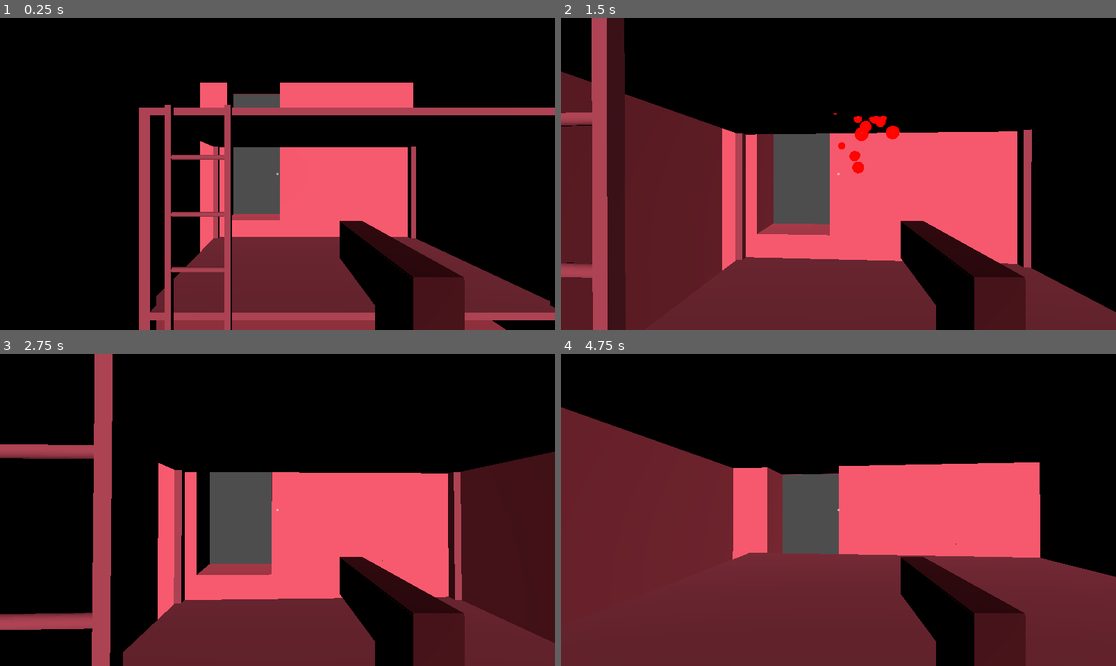
Above: before the commit, frames 1-4 (two rows, left to right).
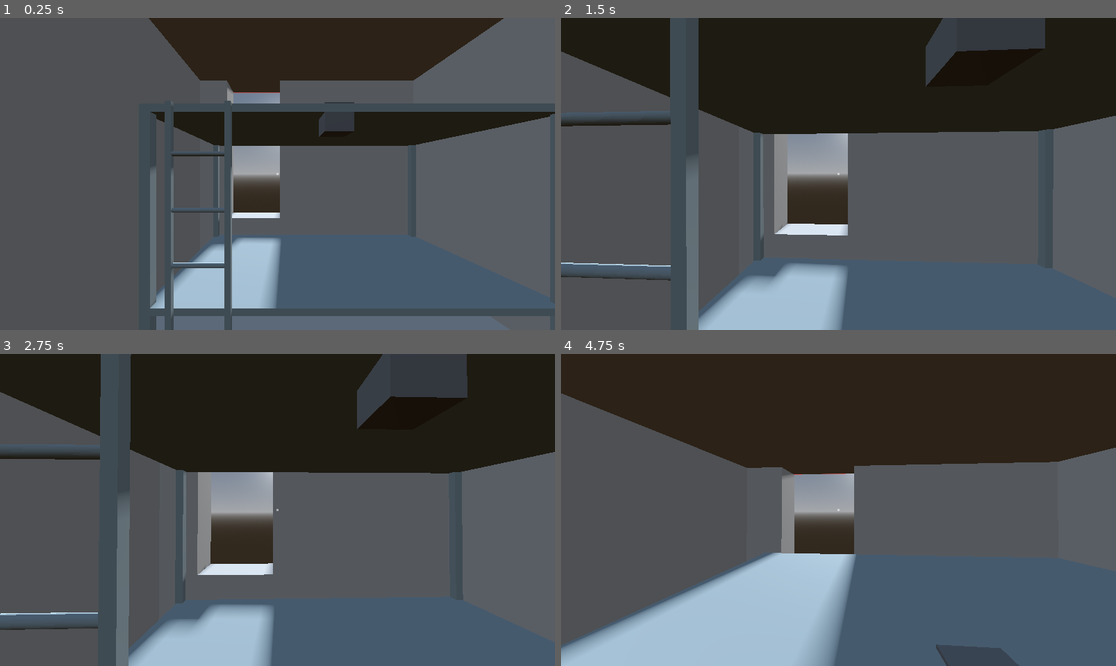
Above: after the commit, the same moments.

Repository: levidavidmurray/TheFinalMomentsOfJeffreyEpstein
Game: Godot game, scene res://scenes/Main.tscn
Same seed, same stepped clock (60 frames per second), same inputs: the game is played once before the commit and once after it. Sound files missing from this copy of the repository are replaced by a short silence.
Inputs (mouse positions are in pixels of both pictures, inside the frame that each line leads up to):
- Up to frame 1 (0.25 s): no input
- Up to frame 2 (1.5 s): move the mouse to (866, 174) at 0.52 s; hold W (move_forward) from 0.53 s (still down); tap F (interact) at 0.6 s; tap Space (jump) at 0.77, 1.07 s; click (866, 174) at 0.8 s; move the mouse to (810, 174) at 1.27 s; click (810, 174) at 1.35 s
- Up to frame 3 (2.75 s): keep holding W (move_forward); tap Space (jump) at 1.52, 1.55, 1.82, 2.1 s; move the mouse to (288, 503) at 2.02 s; tap F (interact) at 2.3 s
- Up to frame 4 (4.75 s): keep holding W (move_forward); tap Enter at 2.75 s; move the mouse to (832, 516) at 2.77 s; tap F (interact) at 2.85, 4.35 s; tap Space (jump) at 3.02, 3.32, 3.77, 3.8, 4.07, 4.52 s; click (832, 516) at 3.05 s; move the mouse to (877, 513) at 3.52 s; click (877, 513) at 3.6 s; move the mouse to (794, 506) at 4.27 s

The runs differ from the first frame. In frame 1, 100% of the frame differs, in the area x 0-100%, y 0-100%; in frame 2, 98%; in frame 3, 98%; in frame 4, 100%.

Commit message:
added hell transition

Diff:
--- a/default_bus_layout.tres
+++ b/default_bus_layout.tres
@@ -5,7 +5,7 @@
 bus/1/solo = false
 bus/1/mute = false
 bus/1/bypass_fx = false
-bus/1/volume_db = -28.3339
+bus/1/volume_db = -12.9785
 bus/1/send = &"Master"
 bus/2/name = &"SFX"
 bus/2/solo = false
--- /dev/null
+++ b/materials/mat_Cell.tres
@@ -0,0 +1,4 @@
+[gd_resource type="StandardMaterial3D" format=3 uid="uid://cap6borcmu54o"]
+
+[resource]
+albedo_color = Color(0.901961, 0.886275, 0.854902, 1)
--- a/project.godot
+++ b/project.godot
@@ -14,6 +14,14 @@
 run/main_scene="res://scenes/Main.tscn"
 config/features=PackedStringArray("4.1", "Forward Plus")
 config/icon="res://icon.svg"
+
+[autoload]
+
+GameManager="*res://scripts/GameManager.gd"
+
+[display]
+
+window/size/mode=3
 
 [dotnet]
 
@@ -61,6 +69,11 @@
 "events": [Object(InputEventKey,"resource_local_to_scene":false,"resource_name":"","device":-1,"window_id":0,"alt_pressed":false,"shift_pressed":false,"ctrl_pressed":false,"meta_pressed":false,"pressed":false,"keycode":0,"physical_keycode":70,"key_label":0,"unicode":102,"echo":false,"script":null)
 ]
 }
+hide_gun={
+"deadzone": 0.5,
+"events": [Object(InputEventKey,"resource_local_to_scene":false,"resource_name":"","device":-1,"window_id":0,"alt_pressed":false,"shift_pressed":false,"ctrl_pressed":false,"meta_pressed":false,"pressed":false,"keycode":0,"physical_keycode":50,"key_label":0,"unicode":50,"echo":false,"script":null)
+]
+}
 
 [layer_names]
 
--- a/scenes/Bullet.tscn
+++ b/scenes/Bullet.tscn
@@ -32,7 +32,8 @@
 
 [node name="RayCast3D" type="RayCast3D" parent="."]
 target_position = Vector3(0, 0, -1)
-collision_mask = 5
+collision_mask = 2
+hit_from_inside = true
 
 [node name="GPUParticles3D" type="GPUParticles3D" parent="."]
 transform = Transform3D(1, 0, 0, 0, 1, 0, 0, 0, 1, 0, 0, -0.571447)
--- a/scenes/Cell.tscn
+++ b/scenes/Cell.tscn
@@ -1,18 +1,25 @@
-[gd_scene load_steps=5 format=3 uid="uid://cng40bfa57ohw"]
+[gd_scene load_steps=8 format=3 uid="uid://chu230jovwvd4"]
 
 [ext_resource type="PackedScene" uid="uid://dtfwclh23j353" path="res://models/epsteincell.glb" id="1_0fn2y"]
-[ext_resource type="Material" uid="uid://c3d3wul4bplsx" path="res://materials/mat_bed.tres" id="2_g50k1"]
-[ext_resource type="Material" uid="uid://dub3c72mbnfw5" path="res://materials/mat_sink.tres" id="3_itaid"]
-[ext_resource type="PackedScene" uid="uid://c4uaxlr1unus" path="res://scenes/Noose.tscn" id="4_u63ga"]
+[ext_resource type="Material" path="res://materials/mat_bed.tres" id="2_g50k1"]
+[ext_resource type="Script" path="res://scripts/Cell.gd" id="2_pe78t"]
+[ext_resource type="Material" path="res://materials/mat_sink.tres" id="3_itaid"]
+[ext_resource type="Material" uid="uid://cap6borcmu54o" path="res://materials/mat_Cell.tres" id="3_usic3"]
+[ext_resource type="PackedScene" uid="uid://dqeo6ocbn086n" path="res://scenes/Noose.tscn" id="4_u63ga"]
+[ext_resource type="Environment" uid="uid://yioxlk56qe8k" path="res://scenes/cell_env.tres" id="5_o7ld1"]
 
-[node name="epsteincell" instance=ExtResource("1_0fn2y")]
+[node name="Cell" instance=ExtResource("1_0fn2y")]
+script = ExtResource("2_pe78t")
+
+[node name="Cell" parent="." index="0"]
+material_override = ExtResource("3_usic3")
 
 [node name="Bed" parent="Cell" index="0"]
 transform = Transform3D(0.0181944, 0, 0, 0, 5.78563, 0, 0, 0, 0.0102421, 0.0422531, -10.0097, -0.615774)
-material_override = ExtResource("2_g50k1")
+surface_material_override/0 = ExtResource("2_g50k1")
 
 [node name="Ladder" parent="Cell" index="2"]
-material_override = ExtResource("2_g50k1")
+surface_material_override/0 = ExtResource("2_g50k1")
 
 [node name="Table" parent="Cell" index="3"]
 transform = Transform3D(0.00663359, 0, 0, 0, -0.856384, 0, 0, 0, 0.0037342, -0.731802, -12.2115, 0.266313)
@@ -27,5 +34,18 @@
 [node name="CollisionShape3D" parent="Cell/StaticBody3D" index="0"]
 transform = Transform3D(1, 0, 0, 0, 0.999999, 0, 0, 0, 1, 0, 0, 0)
 
-[node name="Noose" parent="." index="1" instance=ExtResource("4_u63ga")]
-transform = Transform3D(1, 0, 0, 0, 1, 0, 0, 0, 1, 0, 0.890406, 17.5806)
+[node name="DirectionalLight3D" type="DirectionalLight3D" parent="." index="1"]
+transform = Transform3D(0.999073, 0.0100228, 0.0418608, 0, -0.972512, 0.232851, 0.043044, -0.232635, -0.971611, 0, 0, 0)
+light_angular_distance = 0.25
+shadow_enabled = true
+shadow_transmittance_bias = 4.283
+
+[node name="WorldEnvironment" type="WorldEnvironment" parent="." index="2"]
+environment = ExtResource("5_o7ld1")
+
+[node name="Noose" parent="." index="3" instance=ExtResource("4_u63ga")]
+transform = Transform3D(1, 0, 0, 0, 1, 0, 0, 0, 1, 2.12458, 9.23965, -7.47236)
+
+[connection signal="interacted" from="Noose/Interactable" to="." method="_on_noose_interacted"]
+
+[editable path="Noose"]
--- a/scenes/Enemy.tscn
+++ b/scenes/Enemy.tscn
@@ -98,7 +98,7 @@
 material = SubResource("StandardMaterial3D_ykgd3")
 
 [node name="Enemy" type="CharacterBody3D"]
-collision_layer = 5
+collision_layer = 3
 script = ExtResource("1_np2c2")
 attack_damage = 4
 attack_interval = 1.15
--- a/scenes/Hell.tscn
+++ b/scenes/Hell.tscn
@@ -1,8 +1,8 @@
-[gd_scene load_steps=8 format=3 uid="uid://bkn3cya3f74ar"]
+[gd_scene load_steps=8 format=3 uid="uid://dghkp85x4rokx"]
 
 [ext_resource type="Material" uid="uid://do81qbv5o3b28" path="res://materials/mat_Blood.tres" id="1_5og1w"]
 [ext_resource type="PackedScene" uid="uid://dc8ul4wbvo0vs" path="res://scenes/Enemy.tscn" id="2_koj0b"]
-[ext_resource type="Environment" uid="uid://xv4fq6ntnf7a" path="res://scenes/default_env.tres" id="3_2rgav"]
+[ext_resource type="Environment" uid="uid://xv4fq6ntnf7a" path="res://scenes/hell_env.tres" id="3_f3ffy"]
 
 [sub_resource type="ConcavePolygonShape3D" id="ConcavePolygonShape3D_i0avu"]
 data = PackedVector3Array(50, 0, 50, -50, 0, 50, 50, 0, -50, -50, 0, 50, -50, 0, -50, 50, 0, -50)
@@ -91,5 +91,14 @@
 [node name="Enemy5" parent="." instance=ExtResource("2_koj0b")]
 transform = Transform3D(1, 0, 0, 0, 1, 0, 0, 0, 1, 19.2464, 0, 0.845699)
 
+[node name="Enemy6" parent="." instance=ExtResource("2_koj0b")]
+transform = Transform3D(1, 0, 0, 0, 1, 0, 0, 0, 1, -15.4815, 0, 6.05098)
+
 [node name="WorldEnvironment" type="WorldEnvironment" parent="."]
-environment = ExtResource("3_2rgav")
+environment = ExtResource("3_f3ffy")
+
+[node name="DirectionalLight3D" type="DirectionalLight3D" parent="."]
+transform = Transform3D(1, 0, 0, 0, -4.37114e-08, -1, 0, 1, -4.37114e-08, 0, 0, 0)
+light_color = Color(0.968627, 0.352941, 0.431373, 1)
+light_angular_distance = 0.25
+shadow_enabled = true
--- a/scenes/Main.tscn
+++ b/scenes/Main.tscn
@@ -1,30 +1,26 @@
-[gd_scene load_steps=4 format=3 uid="uid://cvalyhbmajro2"]
+[gd_scene load_steps=5 format=3 uid="uid://cvalyhbmajro2"]
 
 [ext_resource type="PackedScene" uid="uid://bb2xr3x6yrncg" path="res://scenes/Player.tscn" id="1_1o0h1"]
-[ext_resource type="PackedScene" uid="uid://cng40bfa57ohw" path="res://scenes/Cell.tscn" id="3_k83dm"]
-[ext_resource type="AudioStream" uid="uid://cmbdj15qdixwv" path="res://music/Metal Doomed Main.ogg" id="4_10rpk"]
+[ext_resource type="PackedScene" uid="uid://dghkp85x4rokx" path="res://scenes/Hell.tscn" id="3_6hm6o"]
+[ext_resource type="PackedScene" uid="uid://chu230jovwvd4" path="res://scenes/Cell.tscn" id="3_k83dm"]
+[ext_resource type="AudioStream" uid="uid://djvldro43052h" path="res://music/Cell.ogg" id="4_1o337"]
 
 [node name="Main" type="Node3D"]
 
-[node name="DirectionalLight3D" type="DirectionalLight3D" parent="."]
-transform = Transform3D(1, 0, 0, 0, -4.37114e-08, -1, 0, 1, -4.37114e-08, 0, 0, 0)
-light_color = Color(0.968627, 0.352941, 0.431373, 1)
-light_angular_distance = 0.25
-shadow_enabled = true
+[node name="Player" parent="." instance=ExtResource("1_1o0h1")]
+unique_name_in_owner = true
+transform = Transform3D(1, 0, 0, 0, 1, 0, 0, 0, 1, 0, 0.206698, 0)
+acceleration = 50.0
 
-[node name="Player" parent="." instance=ExtResource("1_1o0h1")]
-transform = Transform3D(1, 0, 0, 0, 1, 0, 0, 0, 1, 0, 3.41694, 0)
-speed = 10.0
-acceleration = 50.0
-jump_height = 1.0
-camera_sens = 1.0
-take_damage_cd = 1.5
-footstep_sfx_interval = 0.5
+[node name="Cell" parent="." instance=ExtResource("3_k83dm")]
+unique_name_in_owner = true
+transform = Transform3D(0.2, 0, 0, 0, 0.2, 0, 0, 0, 0.2, 0, 0, 0)
+
+[node name="Hell" parent="." instance=ExtResource("3_6hm6o")]
+unique_name_in_owner = true
+transform = Transform3D(1, 0, 0, 0, 1, 0, 0, 0, 1, 1.07628, -100.326, 4.54395)
 
 [node name="MusicPlayer" type="AudioStreamPlayer" parent="."]
-stream = ExtResource("4_10rpk")
+stream = ExtResource("4_1o337")
 autoplay = true
 bus = &"Music"
-
-[node name="epsteincell" parent="." instance=ExtResource("3_k83dm")]
-transform = Transform3D(0.2, 0, 0, 0, 0.2, 0, 0, 0, 0.2, 0, 2.91894, 0)
--- a/scenes/Noose.tscn
+++ b/scenes/Noose.tscn
@@ -1,18 +1,21 @@
-[gd_scene load_steps=4 format=3 uid="uid://c4uaxlr1unus"]
+[gd_scene load_steps=4 format=3 uid="uid://dqeo6ocbn086n"]
 
 [ext_resource type="Script" path="res://scripts/Interactable.gd" id="2_uhd1k"]
-
-[sub_resource type="BoxMesh" id="BoxMesh_d8rtv"]
 
 [sub_resource type="ConvexPolygonShape3D" id="ConvexPolygonShape3D_c3snc"]
 points = PackedVector3Array(0.5, 0.5, 0.5, 0.5, 0.5, -0.5, -0.5, 0.5, 0.5, 0.5, -0.5, 0.5, 0.5, -0.5, -0.5, -0.5, 0.5, -0.5, -0.5, -0.5, 0.5, -0.5, -0.5, -0.5)
 
+[sub_resource type="BoxMesh" id="BoxMesh_d8rtv"]
+
 [node name="Noose" type="StaticBody3D"]
-script = ExtResource("2_uhd1k")
-text = "Press F to neck yourself"
+collision_layer = 5
+
+[node name="CollisionShape3D" type="CollisionShape3D" parent="."]
+shape = SubResource("ConvexPolygonShape3D_c3snc")
 
 [node name="MeshInstance3D" type="MeshInstance3D" parent="."]
 mesh = SubResource("BoxMesh_d8rtv")
 
-[node name="CollisionShape3D" type="CollisionShape3D" parent="."]
-shape = SubResource("ConvexPolygonShape3D_c3snc")
+[node name="Interactable" type="Node" parent="."]
+script = ExtResource("2_uhd1k")
+text = "Press F to neck yourself"
--- a/scenes/Player.tscn
+++ b/scenes/Player.tscn
@@ -1,18 +1,28 @@
-[gd_scene load_steps=23 format=3 uid="uid://bb2xr3x6yrncg"]
+[gd_scene load_steps=33 format=3 uid="uid://bb2xr3x6yrncg"]
 
 [ext_resource type="Script" path="res://scripts/Player.gd" id="1_5goeo"]
 [ext_resource type="Script" path="res://scripts/Gun.gd" id="2_7jq0l"]
+[ext_resource type="AudioStream" uid="uid://p68ftltdmpyw" path="res://sfx/footstep_0.ogg" id="2_jrqp7"]
 [ext_resource type="AudioStream" uid="uid://cmpnyi3m1hv6e" path="res://sfx/footstep_blood_0.ogg" id="2_q5vd4"]
 [ext_resource type="Script" path="res://scripts/PlayerCamera.gd" id="2_uidk2"]
 [ext_resource type="AudioStream" uid="uid://cs06853sfgckf" path="res://sfx/footstep_blood_1.ogg" id="3_2tkrd"]
+[ext_resource type="AudioStream" uid="uid://bl8rkgn8ym55k" path="res://sfx/footstep_1.ogg" id="3_3orop"]
 [ext_resource type="AudioStream" uid="uid://cugtwso78ymlj" path="res://sfx/Pistol Shot A.wav" id="3_t4d60"]
 [ext_resource type="AudioStream" uid="uid://gpxsrxkvlhjv" path="res://sfx/Pistol Shot B.wav" id="4_bsa7w"]
 [ext_resource type="AudioStream" uid="uid://ctqovct3j608s" path="res://sfx/footstep_blood_2.ogg" id="4_dhrq3"]
+[ext_resource type="AudioStream" uid="uid://b2k45tl2f8f0f" path="res://sfx/footstep_2.ogg" id="4_hcgtj"]
 [ext_resource type="AudioStream" uid="uid://xw3v6eyxuuma" path="res://sfx/footstep_blood_3.ogg" id="5_k8k4n"]
 [ext_resource type="AudioStream" uid="uid://bw5kdxcjiesc5" path="res://sfx/Pistol Shot C.wav" id="5_o3jd5"]
+[ext_resource type="AudioStream" uid="uid://c0kv8rteas5bi" path="res://sfx/footstep_3.ogg" id="5_qt3sb"]
+[ext_resource type="AudioStream" uid="uid://6rd6ee128qbj" path="res://sfx/footstep_4.ogg" id="6_47dyj"]
 [ext_resource type="AudioStream" uid="uid://5wytrqj7ybso" path="res://sfx/footstep_blood_4.ogg" id="6_d80hy"]
+[ext_resource type="AudioStream" uid="uid://bxnlcxxovs8et" path="res://sfx/footstep_5.ogg" id="7_kxwfc"]
 [ext_resource type="Script" path="res://scripts/HealthComponent.gd" id="7_luamq"]
+[ext_resource type="AudioStream" uid="uid://dcd81tujpa5bw" path="res://sfx/footstep_6.ogg" id="8_qr2a4"]
+[ext_resource type="AudioStream" uid="uid://b11ymihhrm0qv" path="res://sfx/footstep_7.ogg" id="9_njeom"]
+[ext_resource type="AudioStream" uid="uid://miu2d4w2ifg7" path="res://sfx/footstep_8.ogg" id="10_2c3ac"]
 [ext_resource type="Script" path="res://scripts/ScreenShake.gd" id="13_amhg6"]
+[ext_resource type="AudioStream" uid="uid://bpcbbck0hdcne" path="res://sfx/Impact Hell Bucket.wav" id="14_0tcxn"]
 
 [sub_resource type="CapsuleShape3D" id="CapsuleShape3D_4kj3u"]
 radius = 0.45
@@ -76,9 +86,10 @@
 
 [node name="Player" type="CharacterBody3D"]
 script = ExtResource("1_5goeo")
-speed = 7.0
 acceleration = 150.0
-sfx_footsteps = Array[AudioStream]([ExtResource("2_q5vd4"), ExtResource("3_2tkrd"), ExtResource("4_dhrq3"), ExtResource("5_k8k4n"), ExtResource("6_d80hy")])
+speed_cell = 2
+sfx_footsteps_cell = Array[AudioStream]([ExtResource("2_jrqp7"), ExtResource("3_3orop"), ExtResource("4_hcgtj"), ExtResource("5_qt3sb"), ExtResource("6_47dyj"), ExtResource("7_kxwfc"), ExtResource("8_qr2a4"), ExtResource("9_njeom"), ExtResource("10_2c3ac")])
+sfx_footsteps_hell = Array[AudioStream]([ExtResource("2_q5vd4"), ExtResource("3_2tkrd"), ExtResource("4_dhrq3"), ExtResource("5_k8k4n"), ExtResource("6_d80hy")])
 
 [node name="HealthComponent" type="Node" parent="."]
 script = ExtResource("7_luamq")
@@ -92,10 +103,12 @@
 script = ExtResource("2_uidk2")
 
 [node name="InteractRay" type="RayCast3D" parent="Camera"]
-target_position = Vector3(0, 0, -5)
+target_position = Vector3(0, 0, -2)
+collision_mask = 4
 
 [node name="Gun" type="Node3D" parent="Camera"]
 transform = Transform3D(1, 0, 0, 0, 1, 0, 0, 0, 1, 0.145, -0.189, -0.218)
+visible = false
 script = ExtResource("2_7jq0l")
 sfx_gunshot = Array[AudioStream]([ExtResource("3_t4d60"), ExtResource("4_bsa7w"), ExtResource("5_o3jd5")])
 
@@ -121,8 +134,9 @@
 transform = Transform3D(1, 0, 0, 0, 1, 0, 0, 0, 1, 0, 0.0610828, -0.200525)
 target_position = Vector3(0, 0, -0.5)
 
-[node name="DirectionalLight3D2" type="DirectionalLight3D" parent="Camera"]
+[node name="DirectionalLight3D" type="DirectionalLight3D" parent="Camera"]
 transform = Transform3D(1, 0, 0, 0, 0.981975, 0.18901, 0, -0.18901, 0.981975, 0, 0, 0)
+visible = false
 light_color = Color(0.968627, 0.352941, 0.431373, 1)
 light_indirect_energy = 0.0
 light_volumetric_fog_energy = 0.0
@@ -175,9 +189,26 @@
 layout_mode = 2
 text = "Interact"
 
+[node name="BlackRect" type="ColorRect" parent="CanvasLayer"]
+visible = false
+z_index = 1
+offset_left = -7.0
+offset_top = -9.0
+offset_right = 1158.0
+offset_bottom = 653.0
+color = Color(0, 0, 0, 1)
+
 [node name="SFX_Footstep" type="AudioStreamPlayer3D" parent="."]
 transform = Transform3D(1, 0, 0, 0, 1, 0, 0, 0, 1, 0, -1.16573, 0)
 volume_db = -22.0
+bus = &"SFX"
+attenuation_filter_cutoff_hz = 3000.0
+
+[node name="SFX_HellImpact" type="AudioStreamPlayer3D" parent="."]
+transform = Transform3D(1, 0, 0, 0, 1, 0, 0, 0, 1, 0, -1.16573, 0)
+stream = ExtResource("14_0tcxn")
+volume_db = -8.0
+bus = &"SFX"
 attenuation_filter_cutoff_hz = 3000.0
 
 [connection signal="death" from="HealthComponent" to="." method="_on_health_component_death"]
--- /dev/null
+++ b/scenes/cell_env.tres
@@ -0,0 +1,14 @@
+[gd_resource type="Environment" load_steps=3 format=3 uid="uid://yioxlk56qe8k"]
+
+[sub_resource type="ProceduralSkyMaterial" id="ProceduralSkyMaterial_35ka8"]
+sky_horizon_color = Color(0.64625, 0.65575, 0.67075, 1)
+ground_horizon_color = Color(0.64625, 0.65575, 0.67075, 1)
+
+[sub_resource type="Sky" id="Sky_fu7lb"]
+sky_material = SubResource("ProceduralSkyMaterial_35ka8")
+
+[resource]
+background_mode = 2
+sky = SubResource("Sky_fu7lb")
+ssao_enabled = true
+glow_enabled = true
--- /dev/null
+++ b/scripts/Cell.gd
@@ -0,0 +1,15 @@
+extends Node3D
+
+@onready var world_env: WorldEnvironment = $WorldEnvironment
+
+func _on_noose_interacted():
+	go_to_hell()
+
+func go_to_hell():
+	if world_env:
+		world_env.queue_free()
+		world_env = null
+	$Cell/StaticBody3D/CollisionShape3D.disabled = true
+	$DirectionalLight3D.visible = false
+	GameManager.go_to_hell()
+	pass
--- a/scripts/GameManager.gd
+++ b/scripts/GameManager.gd
@@ -1,7 +1,31 @@
-class_name GameManager extends Node
+extends Node
 
-@export var enemy: PackedScene
+var game_restart_delay = 3.5
+var player: Player
 
-func _ready():
-    var enemy_instance = enemy.instance()
-    add_child(enemy_instance)
+func player_ready(_player: Player):
+	print("GameManager::player_ready")
+	player = _player
+	player.death.connect(_on_player_death)
+
+func go_to_hell():
+	player.activate_hell_mode()
+	music_player().stop()
+	print("Go to hell")
+
+func music_hell():
+	var music = music_player()
+	music.stream = load("res://music/Hell.ogg")
+	music.play()
+
+func _on_player_death():
+	music_player().stop()
+	player.death.disconnect(_on_player_death)
+	await get_tree().create_timer(game_restart_delay).timeout
+	get_tree().reload_current_scene()
+
+func get_hell() -> Node3D:
+	return get_node("../Main/Hell")
+
+func music_player() -> AudioStreamPlayer:
+	return get_node("../Main/MusicPlayer")
--- a/scripts/Gun.gd
+++ b/scripts/Gun.gd
@@ -12,7 +12,7 @@
 var bullet_instance: Bullet
 
 func can_shoot() -> bool:
-	return !anim.is_playing()
+	return visible && !anim.is_playing()
 
 func shoot():
 	anim.play("Shoot")
--- a/scripts/Interactable.gd
+++ b/scripts/Interactable.gd
@@ -1,4 +1,4 @@
-class_name Interactable extends StaticBody3D
+class_name Interactable extends Node
 
 signal interacted
 
--- a/scripts/Noose.gd
+++ b/scripts/Noose.gd
@@ -1,4 +1,4 @@
 extends StaticBody3D
 
 func _on_interactable_interacted():
-	pass # Replace with function body.
+	GameManager.go_to_hell()
--- a/scripts/Player.gd
+++ b/scripts/Player.gd
@@ -3,19 +3,24 @@
 signal death
 
 @export_category("Player")
-@export_range(1, 35, 1) var speed: float = 10 # m/s
 @export_range(10, 400, 1) var acceleration: float = 100 # m/s^2
+@export var speed_cell = 4
+@export var speed_hell = 7
 
 @export_range(0.1, 3.0, 0.1) var jump_height: float = 1 # m
 @export_range(0.1, 3.0, 0.1, "or_greater") var camera_sens: float = 1
 @export var take_damage_cd := 1.5
 @export var footstep_sfx_interval := 0.5
-@export var sfx_footsteps: Array[AudioStream] = []
+@export var sfx_footsteps_cell: Array[AudioStream] = []
+@export var sfx_footsteps_hell: Array[AudioStream] = []
 
 @onready var camera: PlayerCamera = $Camera
 @onready var health_component: HealthComponent = $HealthComponent
 @onready var gun: Gun = $Camera/Gun
 @onready var sfx_footstep: AudioStreamPlayer3D = $SFX_Footstep
+@onready var sfx_footsteps: Array[AudioStream] = sfx_footsteps_cell
+@onready var sfx_hell_impact: AudioStreamPlayer3D = $SFX_HellImpact
+@onready var speed = speed_cell
 @onready var interact_ray: RayCast3D = $Camera/InteractRay
 @onready var interact_label: Label = $CanvasLayer/CenterContainer/InteractLabel
 
@@ -33,8 +38,13 @@
 
 var last_step_time := 0.0
 var footstep_index = 0
+var is_hell_mode = false
+
+var was_grounded_last_frame = false
+var on_did_become_grounded: Callable
 
 func _ready() -> void:
+	GameManager.player_ready(self)
 	capture_mouse()
 
 func _unhandled_input(event: InputEvent) -> void:
@@ -57,8 +67,14 @@
 
 	handle_interactable()
 
+	if is_on_floor() and not was_grounded_last_frame:
+		if on_did_become_grounded:
+			on_did_become_grounded.call()
+
 	if sfx_footstep:
 		_handle_footstep()
+
+	was_grounded_last_frame = is_on_floor()
 
 func take_damage(damage: float) -> void:
 	print("Player took damage: ", damage)
@@ -69,23 +85,39 @@
 	return health_component.is_dead()
 
 func handle_shoot() -> void:
+	if not is_hell_mode: return
 	if gun.can_shoot():
 		gun.shoot()
-
-func _on_health_component_death():
-	print("player died")
-	death.emit()
 
 func handle_interactable():
 	if interact_ray.is_colliding():
 		var body = interact_ray.get_collider()
-		if body is Interactable:
-			if Input.is_action_just_pressed("interact"):
-				body.interact()
-			interact_label.visible = true
-			interact_label.text = body.text
-			return
-	interact_label.visible = false
+		var interactable = body.get_node("Interactable") as Interactable
+		interact_label.visible = true
+		interact_label.text = interactable.text
+		if Input.is_action_just_pressed("interact"):
+			interactable.interact()
+	else:
+		interact_label.visible = false
+
+func activate_hell_mode():
+	is_hell_mode = true
+	$Camera/DirectionalLight3D.visible = true
+	sfx_footsteps = sfx_footsteps_hell
+	on_did_become_grounded = func():
+		print("hell impact")
+		GameManager.music_hell()
+		sfx_hell_impact.play()
+		speed = speed_hell
+		gun.visible = true
+		on_did_become_grounded = func(): pass
+
+# Signal Callbacks
+
+func _on_health_component_death():
+	print("player died")
+	$CanvasLayer/BlackRect.visible = true
+	death.emit()
 
 # Input & Physics
 
--- a/scripts/PlayerCamera.gd
+++ b/scripts/PlayerCamera.gd
@@ -1,6 +1,4 @@
 class_name PlayerCamera extends Camera3D
-
-
 
 func _physics_process(delta):
 	# _detect_interactions()
Not shown, added: music/Cell.ogg.import
Not shown, added: music/Hell.ogg.import
Not shown, removed: music/Metal Doomed Main.ogg.import
Renamed: scenes/default_env.tres -> scenes/hell_env.tres
Not shown, added: sfx/Impact Hell Bucket.wav.import
Not shown, added: sfx/footstep_0.ogg.import
Not shown, added: sfx/footstep_1.ogg.import
Not shown, added: sfx/footstep_2.ogg.import
Not shown, added: sfx/footstep_3.ogg.import
Not shown, added: sfx/footstep_4.ogg.import
Not shown, added: sfx/footstep_5.ogg.import
Not shown, added: sfx/footstep_6.ogg.import
(and 14 more such lines)
